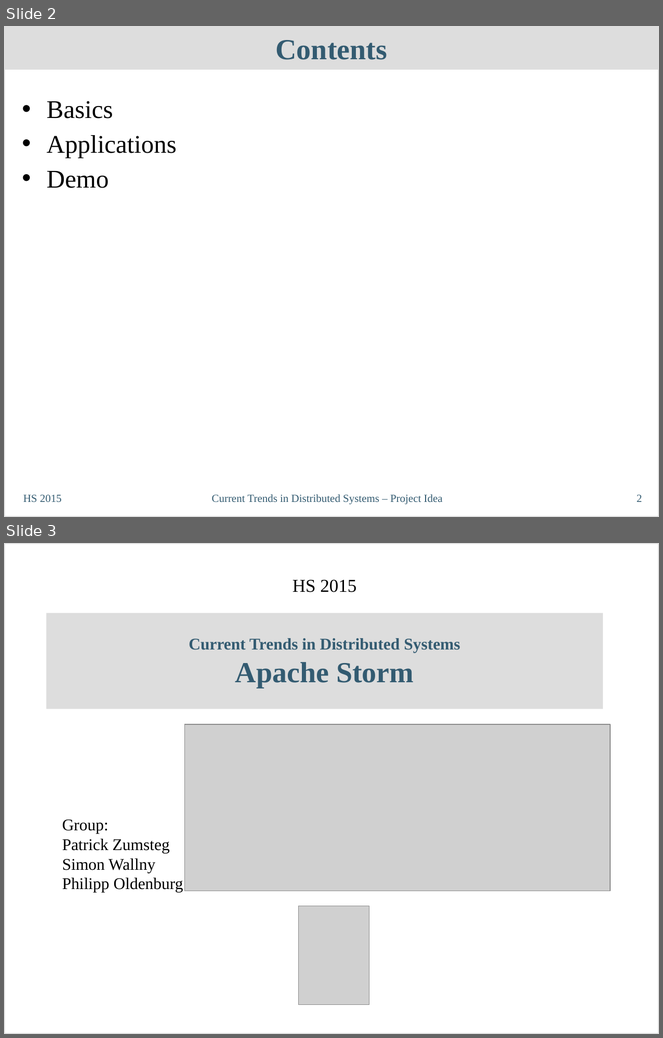
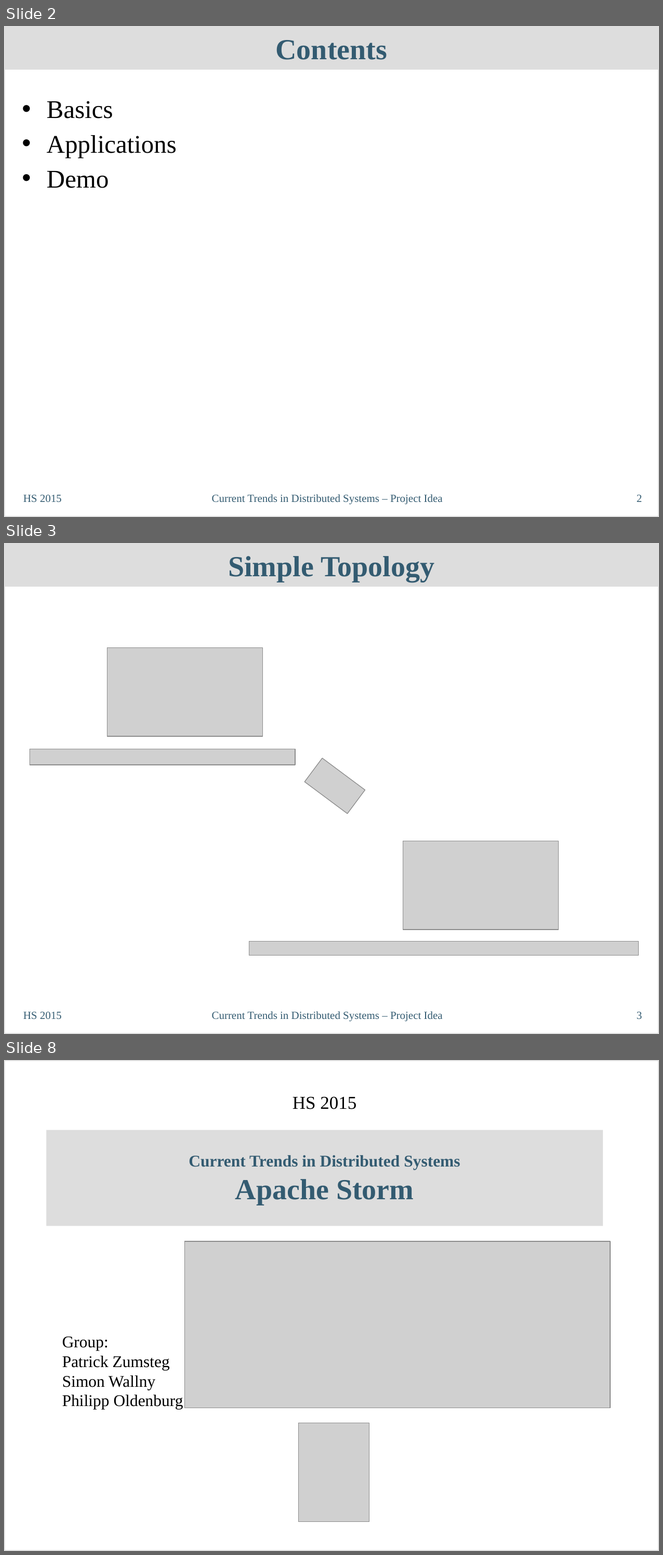
Before and after one commit to philipp-oldenburg/ctds-storm, a slide deck: Storm-Referat/CT-Präsentation - Philipp.odp. Shown one above the other, each under a label of ours: slides 2 and 3 before the commit, slides 2, 3 and 8 after it; the slides between them are not shown. The pictures are 663x1038 and 663x1555 pixels, drawn with LibreOffice and Linux fonts; fonts in the diff are those of the drawing; grey boxes stand for pictures. Boxes give left, top, right and bottom in pixels: in the first picture for what was removed or moved away, otherwise in the second. Text is boxed around its words. In the diff, an @@ line names an element or a change of style, - is before the commit and + after.

```diff
--- a/Storm-Referat/CT-Präsentation - Philipp.odp
+++ b/Storm-Referat/CT-Präsentation - Philipp.odp
@@ slide 3 added at (4, 543, 659, 1034), background #FFFFFF; not listed: 1 template element that a slide beside it also shows @@
@@ title added at (4, 543, 659, 587), fill #DDDDDD, 32 pt, text #335B71, bold @@
+Simple Topology
@@ picture added at (107, 648, 262, 736) @@
@@ picture added at (29, 749, 295, 765) @@
@@ picture added at (305, 758, 365, 813) @@
@@ picture added at (403, 841, 558, 929) @@
@@ picture added at (249, 941, 639, 956) @@
@@ text added at (23, 1012, 62, 1019), 12 pt, text #335B71 @@
+HS 2015
@@ text added at (212, 1012, 443, 1022), 12 pt, text #335B71 @@
+Current Trends in Distributed Systems – Project Idea
@@ page number added at (637, 1012, 642, 1019), 12 pt, text #335B71 @@
+3
@@ what was slide 3 is now slide 8 @@
```
Also in this commit, not shown: 4 other slides added, 2 other files.
